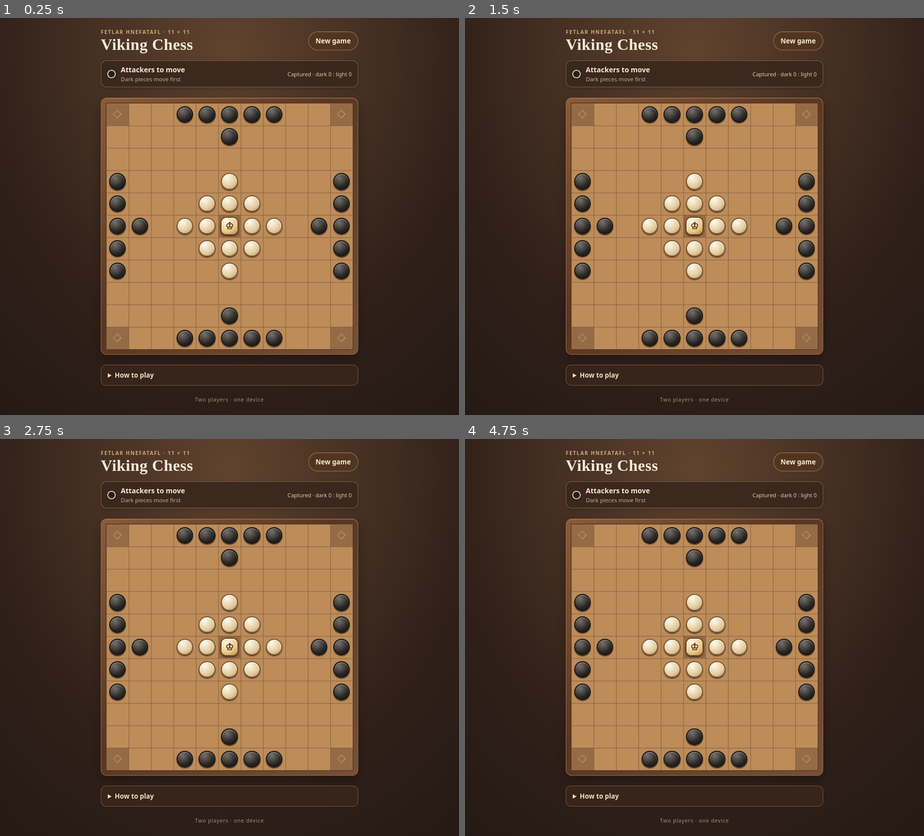
Above: before the commit, frames 1-4 (two rows, left to right).
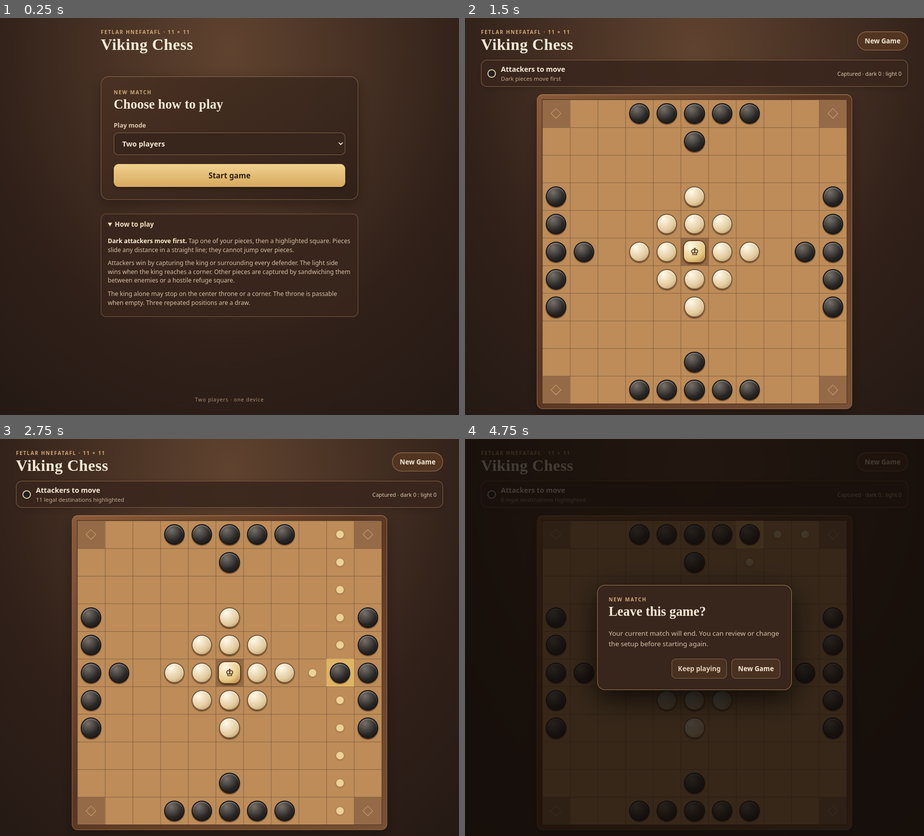
Above: after the commit, the same moments.

Repository: JvSlice/VikingChess
Game: browser game, page index.html
Two runs of this game, one before a commit and one after it. Both use one fixed random seed, a clock stepped at 60 frames per second and the inputs below.
Inputs:
- Up to frame 1 (0.25 s): no input
- Up to frame 2 (1.5 s): click "Defender, row 4, column 6" (after the commit: "Start game") at 0.27 s; click "New game" (after the commit: "New Game") at 0.52 s; tap Space at 1.1 s; click "Defender, row 7, column 6" (after the commit: "Keep playing") at 1.27 s
- Up to frame 3 (2.75 s): tap Space at 1.6, 2.1, 2.6 s; click "Attacker, row 6, column 10" at 1.87 s; click "New game" (after the commit: "New Game") at 2.02 s; click "Defender, row 7, column 6" (after the commit: "Keep playing") at 2.47 s
- Up to frame 4 (4.75 s): click "Empty square, row 10, column 7" at 3.07 s; tap Space every 0.5 s from 3.1 to 4.6 s; click "Empty square, row 10, column 2" at 3.67 s; click "Attacker, row 1, column 8" at 4.27 s; click "New game" (after the commit: "New Game") at 4.52 s

The runs differ from the first frame. In frame 1, 37% of the frame differs, in the area x 21-79%, y 3-93%; in frame 2, 32%; in frame 3, 32%; in frame 4, 66%, in the area x 0-100%, y 0-97%.

Commit message:
Add match setup and new game flow

Diff:
--- /dev/null
+++ b/computer-ai.js
@@ -0,0 +1,71 @@
+import { ATTACKER, DEFENDER, KING, SIZE, CORNERS, legalMoves, applyMove, pieceSide } from "./rules.js";
+
+function allMoves(state) {
+  const moves=[];
+  for(let r=0;r<SIZE;r++) for(let c=0;c<SIZE;c++) if(pieceSide(state.board[r][c])===state.turn)
+    for(const to of legalMoves(state.board,r,c)) moves.push({from:[r,c],to});
+  return moves;
+}
+function kingSquare(board) {
+  for(let r=0;r<SIZE;r++)for(let c=0;c<SIZE;c++)if(board[r][c]===KING)return [r,c];
+  return null;
+}
+function kingRoutes(board) {
+  const start=kingSquare(board); if(!start)return {distance:99,routes:0,mobility:0};
+  const q=[[...start,0]], seen=new Set([start.join(",")]);let routes=0,best=99;
+  for(let i=0;i<q.length;i++){
+    const [r,c,d]=q[i];
+    if(CORNERS.some(([x,y])=>x===r&&y===c)){routes++;best=Math.min(best,d);continue;}
+    for(const [nr,nc] of legalMoves(board,r,c)){const k=`${nr},${nc}`;if(!seen.has(k)){seen.add(k);q.push([nr,nc,d+1]);}}
+  }
+  return {distance:best,routes,mobility:legalMoves(board,...start).length};
+}
+function score(state,perspective,difficulty="medium") {
+  if(state.winner===perspective)return 1000000;
+  if(state.winner&&state.winner!=="draw")return -1000000;
+  if(state.winner==="draw")return 0;
+  const enemy=perspective===ATTACKER?DEFENDER:ATTACKER;
+  const attackers=state.board.flat().filter(p=>p===ATTACKER).length;
+  const defenders=state.board.flat().filter(p=>p===DEFENDER).length;
+  const routes=kingRoutes(state.board),king=kingSquare(state.board);
+  let adjacent=0,near=0;
+  if(king)for(let r=0;r<SIZE;r++)for(let c=0;c<SIZE;c++)if(state.board[r][c]===ATTACKER){const d=Math.abs(r-king[0])+Math.abs(c-king[1]);if(d===1)adjacent++;if(d<=3)near++;}
+  const hard=difficulty==="hard";
+  const pressure=adjacent*(hard?42:30)+near*(hard?4:3);
+  const escape=routes.routes*(hard?62:45)+routes.mobility*(hard?2:1.6)-routes.distance*(hard?16:12);
+  const material=(state.captured[perspective]||0)*(hard?32:24)-(state.captured[enemy]||0)*(hard?32:24);
+  return (perspective===ATTACKER ? (12-defenders)*(hard?42:35) + pressure - escape : (24-attackers)*(hard?32:26) + escape - pressure) + material;
+}
+
+// Bounded one-ply evaluation with an exact immediate-win reply check. Evaluate
+// all legal moves, rank them, then test opponent replies in rank order and stop
+// at the first move that avoids every immediate win. This keeps mobile work low
+// while preserving the urgent tactical check.
+export function chooseComputerMove(state,difficulty="medium") {
+  if(state.winner)return null;
+  const moves=allMoves(state);if(!moves.length)return null;
+  const candidates=[];
+  for(const move of moves){
+    const next=applyMove(state,move.from,move.to);
+    if(next.winner===state.turn)return {from:move.from,to:move.to};
+    candidates.push({move,next,value:score(next,state.turn,difficulty)});
+  }
+  candidates.sort((a,b)=>b.value-a.value);
+  let order=candidates;
+  if(difficulty==="easy"&&candidates.length>2){
+    const start=Math.floor(candidates.length*.35),end=Math.max(start+1,Math.floor(candidates.length*.85));
+    const easyPick=start+Math.floor(Math.random()*(end-start));
+    order=[candidates[easyPick],...candidates.filter((_,i)=>i!==easyPick)];
+  }
+  let fallback=candidates[0];
+  for(const candidate of order){
+    if(candidate.next.winner)return {from:candidate.move.from,to:candidate.move.to};
+    let immediateWin=false;
+    for(const reply of allMoves(candidate.next)){
+      const result=applyMove(candidate.next,reply.from,reply.to);
+      if(result.winner===candidate.next.turn){immediateWin=true;break;}
+    }
+    if(!immediateWin)return {from:candidate.move.from,to:candidate.move.to};
+  }
+  return fallback ? {from:fallback.move.from,to:fallback.move.to} : null;
+}
--- /dev/null
+++ b/computer-client.js
@@ -0,0 +1,12 @@
+export class ComputerClient {
+  constructor(workerFactory = () => new Worker("./computer-worker.js", { type: "module" })) {
+    this.workerFactory=workerFactory;this.worker=null;this.requestId=0;
+  }
+  cancel(){this.requestId++;if(this.worker){this.worker.terminate();this.worker=null;}}
+  request(state,difficulty,onResult,onError=()=>{}){
+    this.cancel();const id=this.requestId,worker=this.workerFactory();this.worker=worker;
+    worker.onmessage=event=>{if(this.worker!==worker||event.data.id!==this.requestId)return;this.worker=null;worker.terminate();if(event.data.error)onError(event.data.error);else onResult(event.data.move);};
+    worker.onerror=error=>{if(this.worker!==worker)return;this.worker=null;worker.terminate();onError(error.message||"Computer failed");};
+    worker.postMessage({id,state,difficulty});
+  }
+}
--- /dev/null
+++ b/computer-worker.js
@@ -0,0 +1,7 @@
+import { chooseComputerMove } from "./computer-ai.js";
+
+self.addEventListener("message", event => {
+  const { id, state, difficulty } = event.data;
+  try { self.postMessage({ id, move: chooseComputerMove(state, difficulty) }); }
+  catch (error) { self.postMessage({ id, error: String(error) }); }
+});
--- /dev/null
+++ b/computer.test.js
@@ -0,0 +1,16 @@
+import assert from "node:assert/strict";
+import { ATTACKER, DEFENDER, initialState, applyMove, legalMoves } from "./rules.js";
+import { computerSide, createComputerGame, isComputerTurn } from "./game-mode.js";
+import { chooseComputerMove } from "./computer-ai.js";
+import { ComputerClient } from "./computer-client.js";
+
+const tests=[];const test=(name,fn)=>tests.push([name,fn]);
+test("human may choose attackers or defenders",()=>{assert.equal(createComputerGame(ATTACKER).humanSide,ATTACKER);assert.equal(computerSide(ATTACKER),DEFENDER);assert.equal(createComputerGame(DEFENDER).humanSide,DEFENDER);assert.equal(computerSide(DEFENDER),ATTACKER);});
+test("computer opens as attackers when the human chooses defenders",()=>{const s=initialState();const cfg=createComputerGame(DEFENDER);assert.equal(s.turn,ATTACKER);assert(isComputerTurn(cfg.mode,cfg.humanSide,s.turn));});
+test("computer move is legal and outcome is computed by shared rules",()=>{const s=initialState();const m=chooseComputerMove(s);assert(m);assert( s.board[m.from[0]][m.from[1]]===ATTACKER);assert(s.board[m.from[0]][m.from[1]]);assert(s.board[m.to[0]][m.to[1]]===null);const n=applyMove(s,m.from,m.to);assert.equal(n.turn,DEFENDER);assert.equal(n.lastMove.to.join(","),m.to.join(","));});
+test("computer can reply as defenders after a human attacker move",()=>{const start=initialState(),after=applyMove(start,[0,3],[2,3]);assert(isComputerTurn("computer",ATTACKER,after.turn));const move=chooseComputerMove(after,"medium");assert(move);assert.equal(after.board[move.from[0]][move.from[1]]===DEFENDER||after.board[move.from[0]][move.from[1]]==="K",true);assert(legal(after,move.from,move.to));});
+const legal=(state,from,to)=>legalMoves(state.board,...from).some(([r,c])=>r===to[0]&&c===to[1]);
+test("computer returns no move for a finished game",()=>{const s=initialState();s.winner=ATTACKER;assert.equal(chooseComputerMove(s),null);});
+test("difficulty levels return legal moves",()=>{for(const difficulty of ["easy","medium","hard"]){const s=initialState();const m=chooseComputerMove(s,difficulty);assert(m,`${difficulty} should choose a move`);assert(s.board[m.from[0]][m.from[1]]===ATTACKER);assert(legal(s,m.from,m.to),`${difficulty} must use a legal move`);}});
+test("restart cancellation ignores a pending computer response",()=>{let fake;let applied=false;const c=new ComputerClient(()=>fake={terminated:false,terminate(){this.terminated=true},postMessage(){}});c.request(initialState(),"medium",()=>{applied=true;});const old=fake;c.cancel();old.onmessage({data:{id:1,move:{from:[0,3],to:[2,3]}}});assert.equal(old.terminated,true);assert.equal(applied,false);});
+let failures=0;for(const [name,fn] of tests){try{fn();console.log(`PASS ${name}`);}catch(e){failures++;console.error(`FAIL ${name}\n${e.stack}`);}}console.log(`${tests.length-failures}/${tests.length} computer checks passed`);if(failures)process.exitCode=1;
--- /dev/null
+++ b/game-mode.js
@@ -0,0 +1,8 @@
+import { ATTACKER, DEFENDER } from "./rules.js";
+
+export const computerSide = humanSide => humanSide === ATTACKER ? DEFENDER : ATTACKER;
+export const isComputerTurn = (mode, humanSide, turn) => mode === "computer" && turn !== humanSide;
+
+export function createComputerGame(humanSide) {
+  return { mode: "computer", humanSide, computerSide: computerSide(humanSide), firstTurn: ATTACKER };
+}
--- a/game.js
+++ b/game.js
@@ -1,28 +1,53 @@
-import { ATTACKER, DEFENDER, KING, SIZE, CORNERS, THRONE, initialState, legalMoves, applyMove } from "./rules.js";
+import { ATTACKER, DEFENDER, KING, SIZE, CORNERS, initialState, legalMoves, applyMove } from "./rules.js";
+import { isComputerTurn } from "./game-mode.js";
+import { ComputerClient } from "./computer-client.js";
 
-let state=initialState(), selected=null, targets=[];
-const boardEl=document.querySelector("#board"), label=document.querySelector("#status-label"), detail=document.querySelector("#status-detail"), marker=document.querySelector("#turn-marker"), counts=document.querySelector("#capture-count");
+let state=initialState(),selected=null,targets=[],mode="two",humanSide=ATTACKER,gameId=0,pendingMoveTimer=null;
+const client=new ComputerClient();
+const setupPage=document.querySelector("#setup-page"),gamePage=document.querySelector("#game-page"),restartDialog=document.querySelector("#restart-dialog"),boardEl=document.querySelector("#board"),label=document.querySelector("#status-label"),detail=document.querySelector("#status-detail"),marker=document.querySelector("#turn-marker"),counts=document.querySelector("#capture-count"),modeSelect=document.querySelector("#play-mode"),sideSelect=document.querySelector("#human-side"),difficultySelect=document.querySelector("#difficulty"),sideChoice=document.querySelector("#side-choice"),difficultyChoice=document.querySelector("#difficulty-choice");
 const squareEls=[];
 for(let r=0;r<SIZE;r++)for(let c=0;c<SIZE;c++){
-  const el=document.createElement("button"); el.type="button";el.className="square";el.setAttribute("role","gridcell");el.setAttribute("aria-label",`Row ${r+1}, column ${c+1}`);el.dataset.r=r;el.dataset.c=c;
-  if(r===5&&c===5)el.classList.add("throne"); if(CORNERS.some(([x,y])=>x===r&&y===c))el.classList.add("corner");
+  const el=document.createElement("button");el.type="button";el.className="square";el.setAttribute("role","gridcell");el.setAttribute("aria-label",`Row ${r+1}, column ${c+1}`);el.dataset.r=r;el.dataset.c=c;
+  if(r===5&&c===5)el.classList.add("throne");if(CORNERS.some(([x,y])=>x===r&&y===c))el.classList.add("corner");
   el.addEventListener("click",()=>clickSquare(r,c));boardEl.append(el);squareEls.push(el);
 }
-document.querySelector("#new-game").addEventListener("click",()=>{state=initialState();selected=null;targets=[];render();});
+function cancelComputer(){gameId++;client.cancel();clearTimeout(pendingMoveTimer);pendingMoveTimer=null;}
+function newGame(){cancelComputer();state=initialState();selected=null;targets=[];render();}
+modeSelect.addEventListener("change",()=>{const againstComputer=modeSelect.value==="computer";sideChoice.hidden=!againstComputer;difficultyChoice.hidden=!againstComputer;});
+document.querySelector("#launch-game").addEventListener("click",()=>{
+  mode=modeSelect.value;humanSide=sideSelect.value;difficultySelect.value ||= "medium";
+  document.querySelector(".game-shell").classList.add("game-active");setupPage.hidden=true;gamePage.hidden=false;newGame();
+});
+document.querySelector("#new-game").addEventListener("click",()=>{
+  if(typeof restartDialog.showModal==="function")restartDialog.showModal();
+  else if(window.confirm("End this match and return to game setup?"))showSetup();
+});
+restartDialog.addEventListener("close",()=>{if(restartDialog.returnValue==="setup")showSetup();});
+function showSetup(){cancelComputer();document.querySelector(".game-shell").classList.remove("game-active");setupPage.hidden=false;gamePage.hidden=true;}
 function clickSquare(r,c){
-  if(state.winner)return;
+  if(state.winner||isComputerTurn(mode,humanSide,state.turn))return;
   const p=state.board[r][c];
   if(selected&&targets.some(([x,y])=>x===r&&y===c)){state=applyMove(state,selected,[r,c]);selected=null;targets=[];render();return;}
   if(p&&(p===state.turn||(p===KING&&state.turn===DEFENDER))){selected=[r,c];targets=legalMoves(state.board,r,c);render();return;}
   selected=null;targets=[];render();
 }
+function requestComputerMove(){
+  if(!isComputerTurn(mode,humanSide,state.turn)||state.winner||client.worker)return;
+  const requestedGame=gameId;
+  client.request(state,difficultySelect.value,(move)=>{
+    if(requestedGame!==gameId||!move)return;
+    pendingMoveTimer=setTimeout(()=>{pendingMoveTimer=null;if(requestedGame!==gameId)return;state=applyMove(state,move.from,move.to);selected=null;targets=[];render();},1100);
+  },()=>{if(requestedGame===gameId){detail.textContent="Computer could not find a move. Start a new game to continue.";}});
+}
 function render(){
   squareEls.forEach(el=>{const r=+el.dataset.r,c=+el.dataset.c,p=state.board[r][c];el.replaceChildren();el.classList.to …(328 unchanged characters)…
     if(p){const piece=document.createElement("span");piece.className=`piece ${p===ATTACKER?"attacker":p===KING?"king":" …(340 unchanged characters)…
   });
+  const thinking=isComputerTurn(mode,humanSide,state.turn)&&!state.winner;
   marker.classList.toggle("defenders",state.turn===DEFENDER);
-  label.textContent=state.winner?(state.winner==="draw"?"Game drawn":state.winner===ATTACKER?"Attackers win":"Defenders win"):`${state.turn===ATTACKER?"Attackers":"Defenders"} to move`;
-  detail.textContent=state.winner?state.reason:(selected?`${targets.length} legal destination${targets.length===1?"":"s"} highlighted`:state.turn===ATTACKER?"Dark pieces move first":"Light side, move your king to a corner");
+  label.textContent=thinking?"Computer thinking":state.winner?(state.winner==="draw"?"Game drawn":state.winner===ATTACKER?"Attackers win":"Defenders win"):`${state.turn===ATTACKER?"Attackers":"Defenders"} to move`;
+  detail.textContent=state.winner?state.reason:thinking?`${state.turn===ATTACKER?"Dark attackers":"Light defenders"} are choosing a move.`:selected?`${targets.length} legal destination${targets.length===1?"":"s"} highlighted`:state.turn===ATTACKER?"Dark pieces move first":"Light side, move your king to a corner";
   counts.textContent=`Captured · dark ${state.captured[ATTACKER]} : light ${state.captured[DEFENDER]}`;
+  if(thinking)requestComputerMove();
 }
 render();
--- a/index.html
+++ b/index.html
@@ -12,30 +12,59 @@
 </head>
 <body>
   <main class="game-shell">
-    <header class="topbar">
-      <div><p class="eyebrow">FETLAR HNEFATAFL · 11 × 11</p><h1>Viking Chess</h1></div>
-      <button class="new-game" id="new-game" type="button">New game</button>
-    </header>
-
-    <section class="status-card" aria-live="polite">
-      <div class="turn-marker" id="turn-marker"></div>
-      <div><p class="status-label" id="status-label">Attackers to move</p><p class="status-detail" id="status-detail">Dark pieces move first</p></div>
-      <div class="capture-count" id="capture-count"></div>
+    <section id="setup-page" class="setup-page">
+      <header class="topbar setup-heading">
+        <div><p class="eyebrow">FETLAR HNEFATAFL · 11 × 11</p><h1>Viking Chess</h1></div>
+      </header>
+      <section class="setup-card" aria-labelledby="setup-title">
+        <p class="eyebrow">NEW MATCH</p>
+        <h2 id="setup-title">Choose how to play</h2>
+        <div class="setup-options">
+          <label>Play mode
+            <select id="play-mode"><option value="two">Two players</option><option value="computer">Vs computer</option></select>
+          </label>
+          <label id="side-choice" hidden>You play
+            <select id="human-side"><option value="A">Attackers</option><option value="D">Defenders</option></select>
+          </label>
+          <label id="difficulty-choice" hidden>Difficulty
+            <select id="difficulty"><option value="easy">Easy</option><option value="medium" selected>Medium</option><option value="hard">Hard</option></select>
+          </label>
+        </div>
+        <button class="launch-game" id="launch-game" type="button">Start game</button>
+      </section>
+      <details class="how-to" open>
+        <summary>How to play</summary>
+        <div class="how-content">
+          <p><strong>Dark attackers move first.</strong> Tap one of your pieces, then a highlighted square. Pieces slide any distance in a straight line; they cannot jump over pieces.</p>
+          <p>Attackers win by capturing the king or surrounding every defender. The light side wins when the king reaches a corner. Other pieces are captured by sandwiching them between enemies or a hostile refuge square.</p>
+          <p>The king alone may stop on the center throne or a corner. The throne is passable when empty. Three repeated positions are a draw.</p>
+        </div>
+      </details>
+      <footer>Two players · one device</footer>
     </section>
 
-    <section class="board-frame" aria-label="Hnefatafl game board">
-      <div class="board" id="board" role="grid" aria-label="11 by 11 game board"></div>
+    <section id="game-page" class="game-page" hidden>
+      <header class="topbar">
+        <div><p class="eyebrow">FETLAR HNEFATAFL · 11 × 11</p><h1>Viking Chess</h1></div>
+        <button class="new-game" id="new-game" type="button">New Game</button>
+      </header>
+      <section class="status-card" aria-live="polite">
+        <div class="turn-marker" id="turn-marker"></div>
+        <div><p class="status-label" id="status-label">Attackers to move</p><p class="status-detail" id="status-detail">Dark pieces move first</p></div>
+        <div class="capture-count" id="capture-count"></div>
+      </section>
+      <section class="board-frame" aria-label="Hnefatafl game board">
+        <div class="board" id="board" role="grid" aria-label="11 by 11 game board"></div>
+      </section>
     </section>
-
-    <details class="how-to">
-      <summary>How to play</summary>
-      <div class="how-content">
-        <p><strong>Dark attackers move first.</strong> Tap one of your pieces, then a highlighted square. Pieces slide any distance in a straight line; they cannot jump over pieces.</p>
-        <p>Attackers win by capturing the king or surrounding every defender. The light side wins when the king reaches a corner. Other pieces are captured by sandwiching them between enemies or a hostile refuge square.</p>
-        <p>The king alone may stop on the center throne or a corner. The throne is passable when empty. Three repeated positions are a draw.</p>
-      </div>
-    </details>
-    <footer>Two players · one device</footer>
+    <dialog id="restart-dialog" class="restart-dialog">
+      <form method="dialog">
+        <p class="eyebrow">NEW MATCH</p>
+        <h2>Leave this game?</h2>
+        <p>Your current match will end. You can review or change the setup before starting again.</p>
+        <div class="dialog-actions"><button value="cancel" class="keep-playing">Keep playing</button><button id="confirm-new-game" value="setup" class="new-game">New Game</button></div>
+      </form>
+    </dialog>
   </main>
   <script type="module" src="game.js"></script>
 </body>
--- a/styles.css
+++ b/styles.css
@@ -1,7 +1,21 @@
 :root { color-scheme: dark; --ink:#f6ead6; --muted:#c2a990; --wood:#6b402b; --wood-dark:#3b261d; --line:#956346; --gold:#edc875; }
 * { box-sizing:border-box; }
+[hidden] { display:none !important; }
 body { margin:0; min-height:100svh; color:var(--ink); background:radial-gradient(ellipse at 50% 8%,#60432f 0,#302019 58%,#211713 100%); font-family:ui-serif,Georgia,"Times New Roman",serif; }
 .game-shell { width:min(100%,560px); min-height:100svh; margin:auto; padding:clamp(12px,3vw,22px); display:flex; flex-direction:column; gap:clamp(10px,2.4vw,16px); }
+.game-shell.game-active { width:min(100%,900px); }
+.setup-page { width:100%; min-height:calc(100svh - 2 * clamp(12px,3vw,22px)); margin:auto; display:flex; flex-direction:column; gap:clamp(14px,3vh,24px); }
+.setup-heading { margin-bottom:clamp(12px,3vh,28px); }
+.setup-card { border:1px solid #806044; border-radius:16px; padding:clamp(16px,5vw,25px); background:linear-gradient(145deg,#493122ed,#302019ed); box-shadow:0 8px 24px #120b0870,inset 0 1px #ffffff12; }
+.setup-card h2,.restart-dialog h2 { margin:0 0 18px; font-size:clamp(1.25rem,5vw,1.65rem); font-weight:600; }
+.setup-options { display:grid; gap:12px; }
+.setup-options label { display:grid; gap:6px; color:#ddc9ae; font:600 .78rem system-ui,sans-serif; }
+.setup-options select { width:100%; border:1px solid #806044; border-radius:9px; padding:11px 12px; color:var(--ink); background:#38251c; font:600 .9rem system-ui,sans-serif; }
+.launch-game { width:100%; margin-top:18px; border:1px solid #e1bb77; border-radius:10px; padding:12px; color:#2e1e13; background:linear-gradient(#f0d18f,#d7aa5e); box-shadow:0 3px 8px #120b0866; font:700 .95rem system-ui,sans-serif; }
+.setup-page .how-to { margin-top:4px; }
+.setup-page footer { margin-top:auto; }
+.game-page { width:100%; min-height:calc(100svh - 2 * clamp(12px,3vw,22px)); display:flex; flex-direction:column; gap:clamp(9px,2vh,15px); }
+.game-page .board-frame { width:min(100%,calc(100svh - 165px)); margin:auto; align-self:center; }
 .topbar { display:flex; align-items:center; justify-content:space-between; gap:8px; }
 .eyebrow { margin:0 0 3px; color:#d1a976; font:700 .63rem/1.2 system-ui,sans-serif; letter-spacing:.16em; }
 h1 { margin:0; font-size:clamp(1.55rem,6vw,2rem); line-height:1; font-weight:600; letter-spacing:.015em; }
@@ -14,6 +28,10 @@
 .status-label { margin:0; font:700 .88rem system-ui,sans-serif; }
 .status-detail { margin:2px 0 0; color:var(--muted); font: .72rem system-ui,sans-serif; }
 .capture-count { margin-left:auto; color:#ddc9ae; text-align:right; white-space:nowrap; font: .68rem system-ui,sans-serif; }
+.game-setup { display:flex; flex-wrap:wrap; gap:9px; }
+.game-setup label { flex:1 1 135px; display:flex; align-items:center; justify-content:space-between; gap:8px; color:#ddc9ae; font:600 .72rem system-ui,sans-serif; }
+.game-setup select { min-width:0; border:1px solid #806044; border-radius:8px; padding:7px 25px 7px 9px; color:var(--ink); background:#38251c; font:600 .75rem system-ui,sans-serif; }
+.game-setup [hidden] { display:none; }
 .board-frame { width:100%; margin:auto 0; padding:clamp(5px,1.5vw,9px); border:1px solid #9a6c47; border-radius:12px; background:linear-gradient(135deg,#8b5b39,#593622 45%,#785034); box-shadow:0 9px 24px #100a0866,inset 0 1px #f4d7a633; }
 .board { width:100%; aspect-ratio:1; display:grid; grid-template:repeat(11,1fr)/repeat(11,1fr); overflow:hidden; border …(241 unchanged characters)…
 .square { min-width:0; min-height:0; position:relative; display:grid; place-items:center; padding:0; border:0; border-radius:0; background:transparent; cursor:pointer; -webkit-tap-highlight-color:transparent; }
@@ -36,4 +54,10 @@
 .how-content p { margin:5px 0 9px; }
 .how-content strong { color:#fff0ce; }
 footer { margin-top:auto; padding:0 0 2px; color:#a88e75; text-align:center; font: .65rem system-ui,sans-serif; letter-spacing:.08em; }
-@media (max-height:740px) and (min-width:420px) { .game-shell{gap:8px}.board-frame{width:min(100%,calc(100svh - 250px));align-self:center}.status-card{min-height:44px}.how-to summary{padding:8px 12px} }
+.restart-dialog { width:min(calc(100% - 32px),390px); border:1px solid #9b7551; border-radius:16px; padding:22px; color:var(--ink); background:#38251c; box-shadow:0 18px 55px #000b; }
+.restart-dialog::backdrop { background:#120b08c9; }
+.restart-dialog p:not(.eyebrow) { color:#d5c0a4; font: .84rem/1.5 system-ui,sans-serif; }
+.dialog-actions { display:flex; justify-content:flex-end; gap:9px; margin-top:20px; }
+.dialog-actions button { border:1px solid #806044; border-radius:9px; padding:10px 12px; background:#493122; }
+.dialog-actions .keep-playing { color:#e2cfb7; }
+@media (max-height:740px) and (min-width:420px) { .game-shell{gap:8px}.game-page .board-frame{width:min(100%,calc(100svh - 150px));align-self:center}.status-card{min-height:44px}.how-to summary{padding:8px 12px} }
